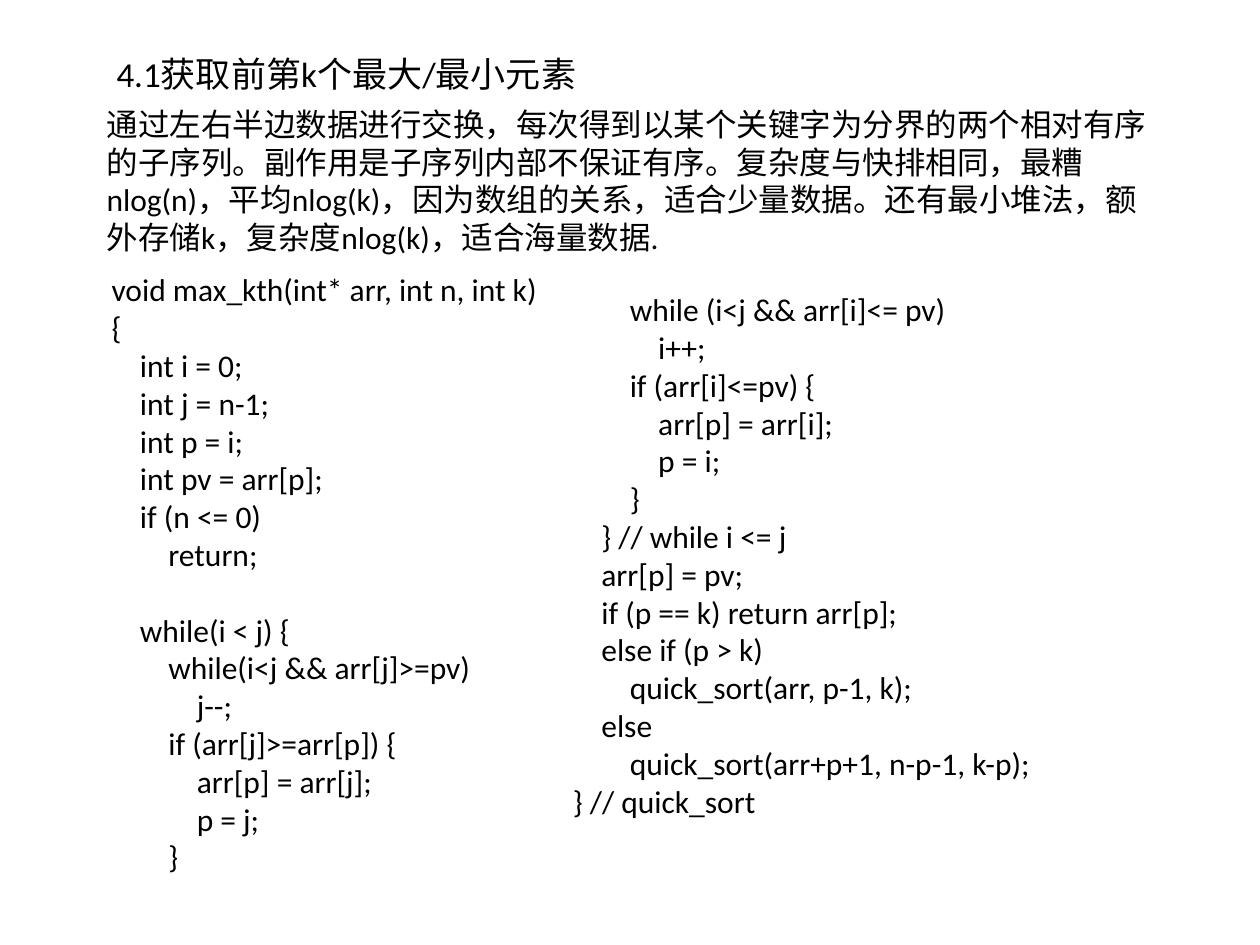
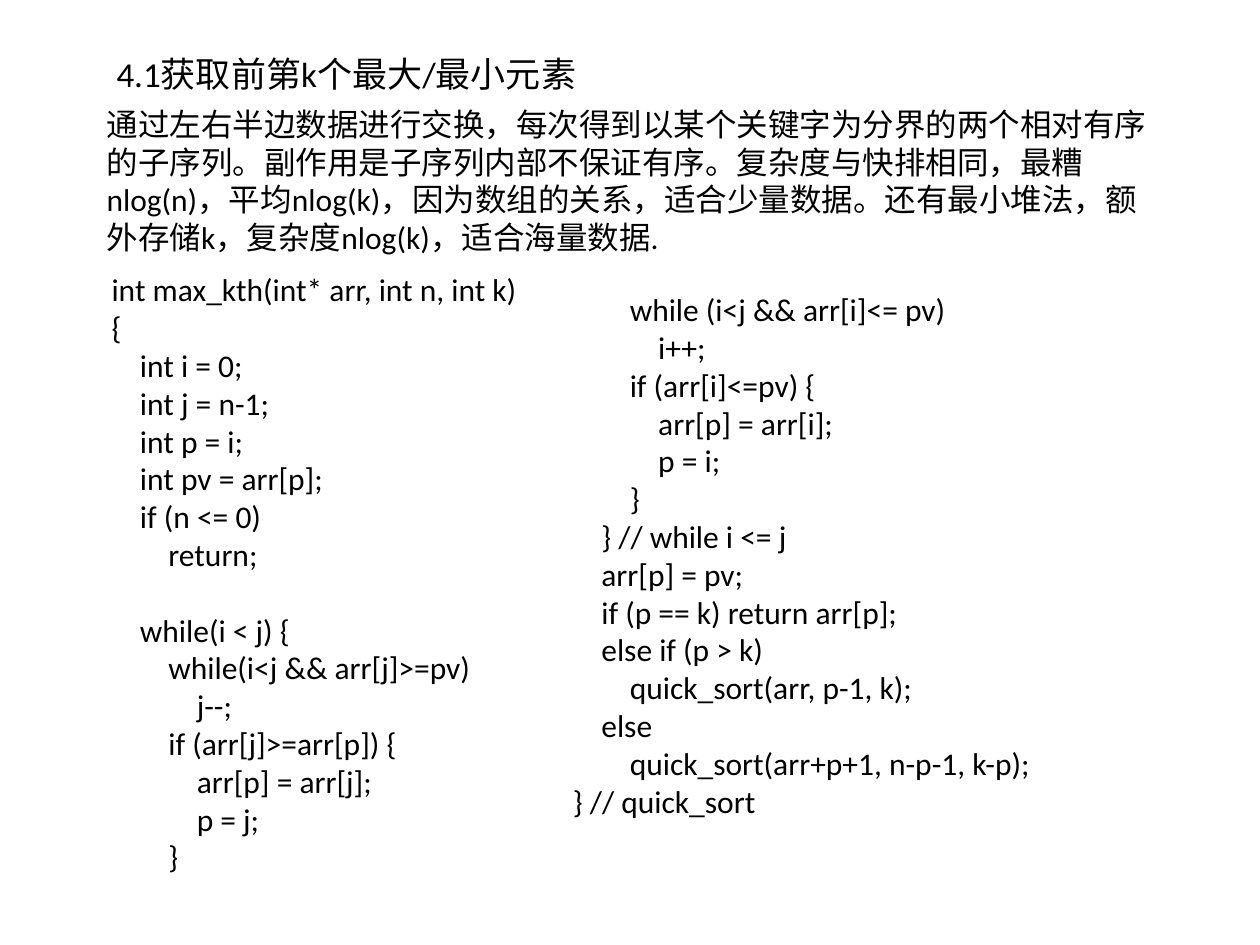
Before and after one commit to willkk/go, a slide deck: slide 6 of algos_summary.pptx. Drawn at 1260x945 pixels with LibreOffice and Linux fonts; fonts in the diff are those of the drawing. Boxes give left, top, right and bottom in pixels: in the first picture for what was removed or moved away, otherwise in the second. Text is boxed around its words. In the diff, an @@ line names an element or a change of style, - is before the commit and + after.

```diff
--- a/algos_summary.pptx
+++ b/algos_summary.pptx
@@ text at [112,278,516,306]: text changed @@
-void max_kth(int* arr, int n, int k)
+int max_kth(int* arr, int n, int k)
```
Also in this commit, not shown: 1 other slide changed, 5 slides added, 1 other file.
